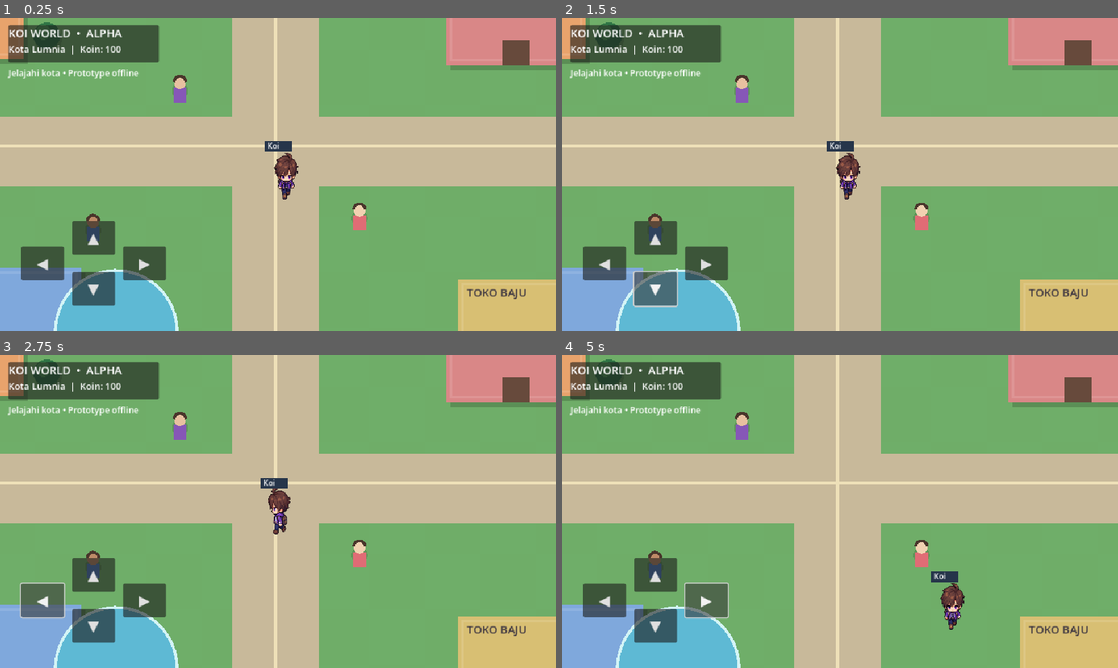
Above: before the commit, frames 1-4 (two rows, left to right).
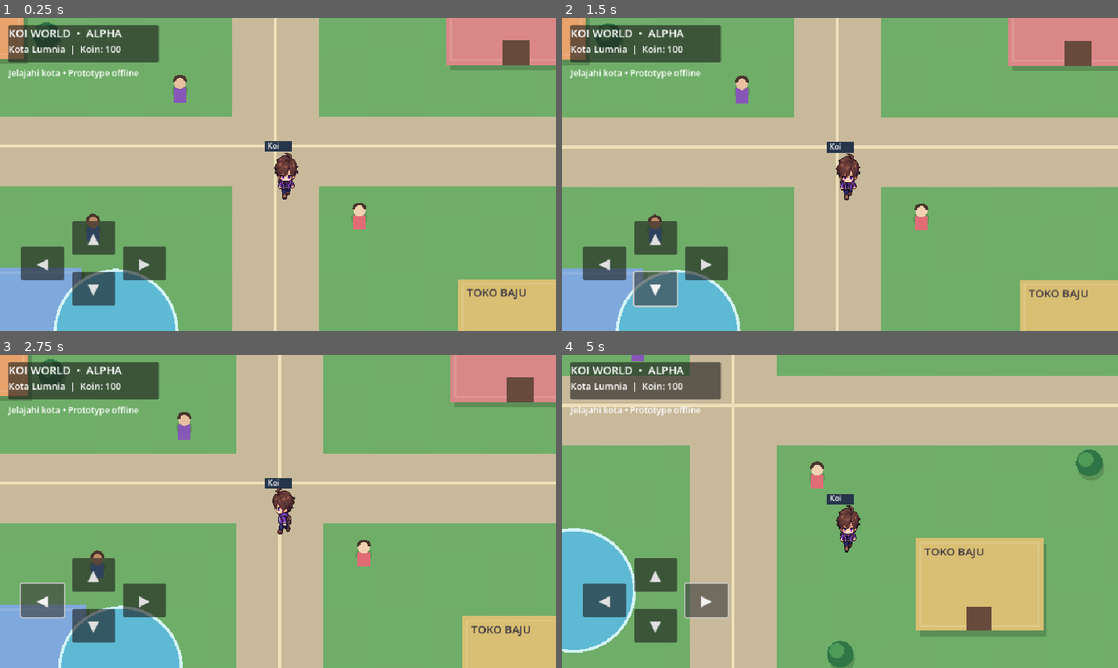
Above: after the commit, the same moments.

Repository: koi-v2/Worldwar
Game: Godot game, scene res://scenes/main.tscn
Same seed, same stepped clock (60 frames per second), same inputs: the game is played once before the commit and once after it.
Inputs:
- Up to frame 1 (0.25 s): no input
- Up to frame 2 (1.5 s): click "▲" at 0.5 s; click "▼" at 1.25 s
- Up to frame 3 (2.75 s): click "◀" at 2 s
- Up to frame 4 (5 s): click "▶" at 2.75 s; tap Enter at 3.5 s; hold Right 3.53-4.28 s; hold Down from 4.28 s (still down)

The runs differ from the first frame. In frame 1, 0.2% of the frame differs, in the area x 6-67%, y 0-100%; in frame 2, 1.9%; in frame 3, 4.5%; in frame 4, 74%, in the area x 0-100%, y 0-100%.

Commit message:
Apply smooth camera follow each frame

Diff:
--- a/aoi_native/scripts/main.gd
+++ b/aoi_native/scripts/main.gd
@@ -47,6 +47,7 @@
 		walk_frame = 0
 	player_position.x = clampf(player_position.x, 30.0, WORLD_SIZE.x - 30.0)
 	player_position.y = clampf(player_position.y, 70.0, WORLD_SIZE.y - 30.0)
+	_update_camera(delta)
 	queue_redraw()
 
 func _update_camera(delta: float) -> void:
